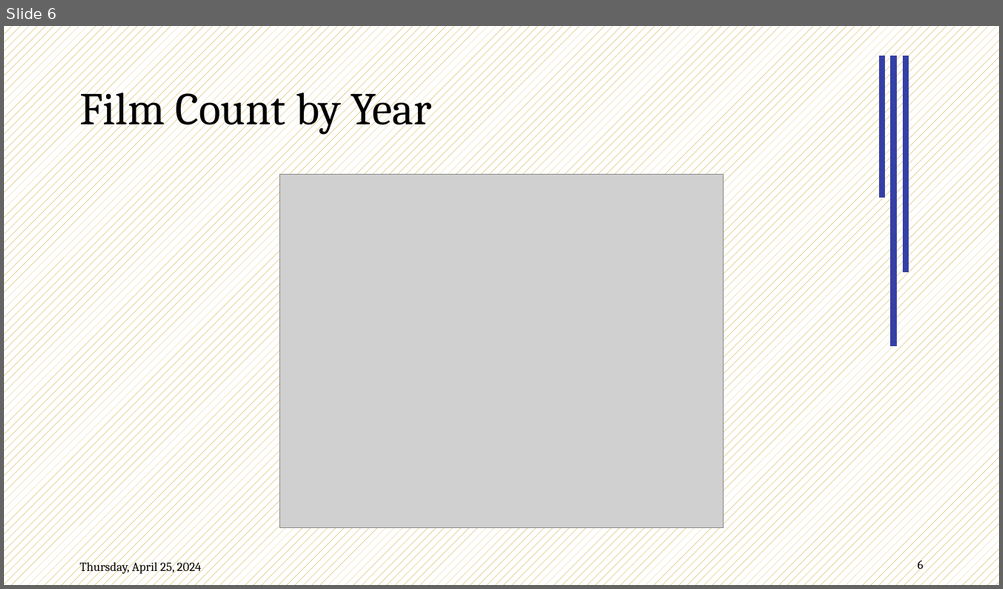
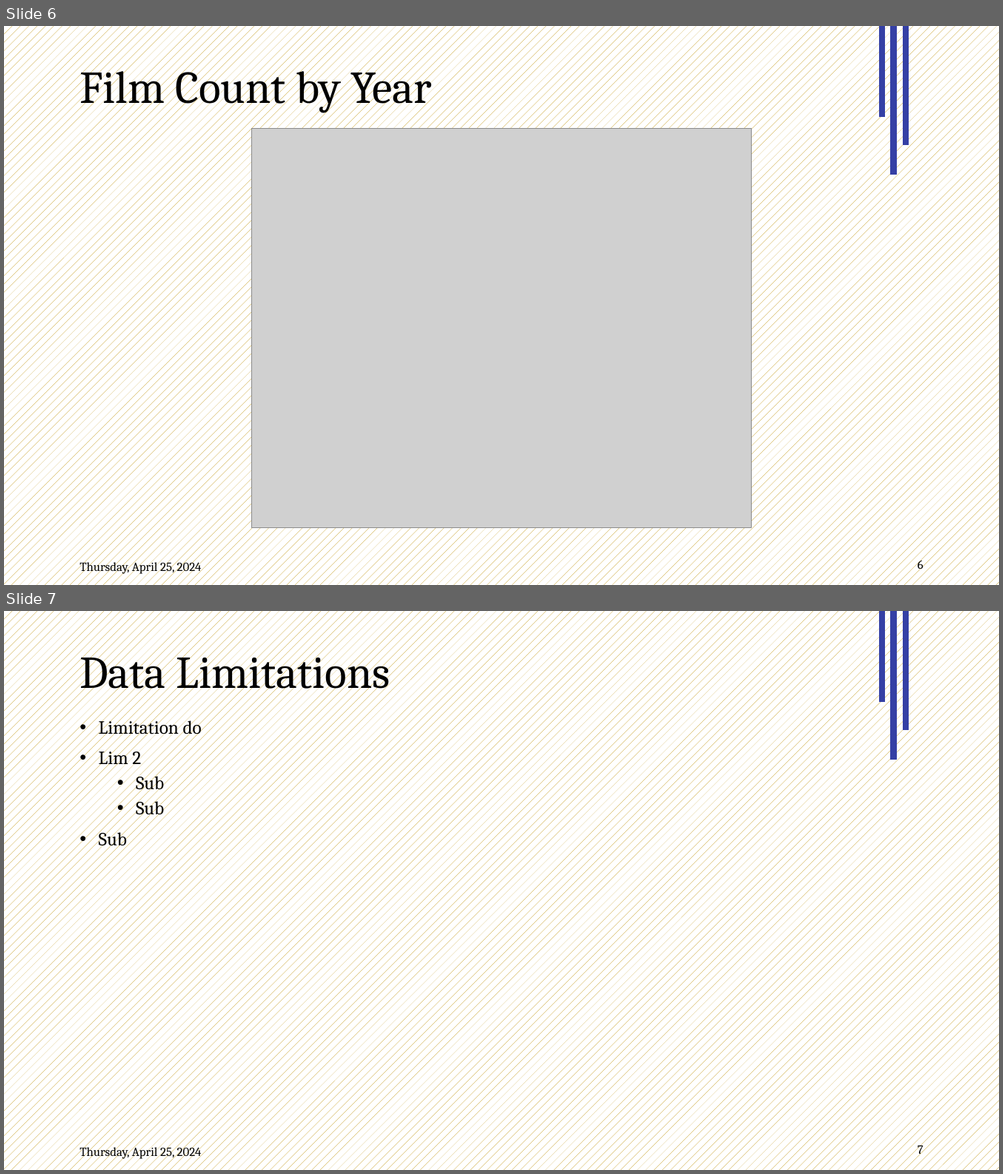
Before and after one commit to Data2401/final-project-fall-2024-classic-films, a slide deck: Slides.pptx. Shown one above the other, each under a label of ours: slide 6 before the commit, slides 6 and 7 after it. The pictures are 1003x589 and 1003x1174 pixels, drawn with LibreOffice and Linux fonts; fonts in the diff are those of the drawing; grey boxes stand for pictures; background and template pictures are left out. Boxes give left, top, right and bottom in pixels: in the first picture for what was removed or moved away, otherwise in the second. Text is boxed around its words. In the diff, an @@ line names an element or a change of style, - is before the commit and + after.

```diff
--- a/Slides.pptx
+++ b/Slides.pptx
@@ slide 7 added at [4, 611, 999, 1170], background pattern #BF9000 on #FFFFFF; not listed: 5 template elements that a slide beside it also shows @@
@@ title added at [79, 647, 390, 698], 44 pt, text #000000 @@
+Data Limitations
@@ text added at [99, 717, 202, 850], 18 pt, text #000000 @@
+• Limitation do
+• Lim 2
+  • Sub
+  • Sub
+• Sub
@@ slide 6 changed as well @@
@@ line added from (882, 117) to (882, 26), #3540A5 6 pt @@
@@ line moved from (882, 198) - (882, 56) to (893, 175) - (893, 26) @@
@@ line moved from (906, 272) - (906, 56) to (906, 145) - (906, 26) @@
@@ title "Film Count by Year": place and size @@
-title "Film Count by Year" at [79, 83, 432, 135]
+title "Film Count by Year" at [79, 62, 432, 113]
@@ line removed from (893, 347) to (893, 56) @@
@@ picture: place and size @@
-picture at [279, 175, 723, 529]
+picture at [252, 129, 751, 529]
```
Also in this commit, not shown: 10 other slides changed, 5 other slides added, 5 slides removed, 2 other files.
